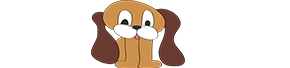
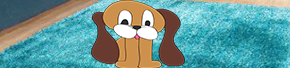
Revision of a layered 290×68 image; what changed, layer by layer:
added layer "815Kv4K4A0L._SY355_" over 0, 0, 290, 68
